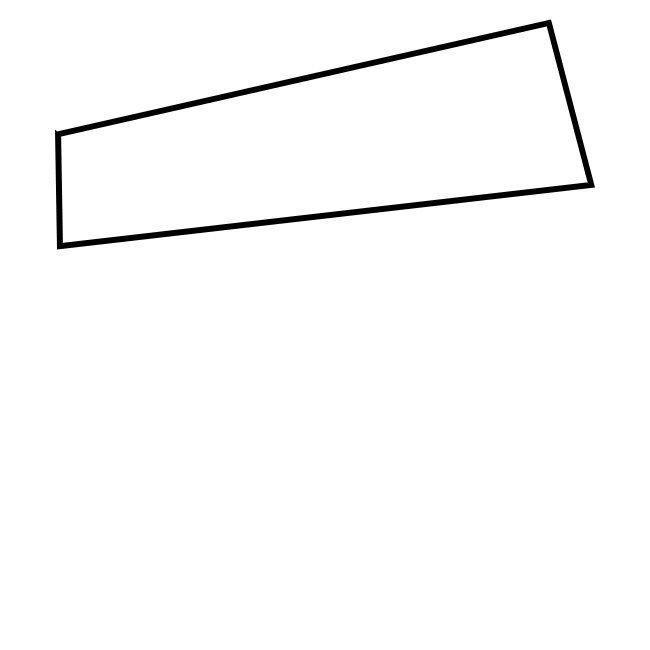
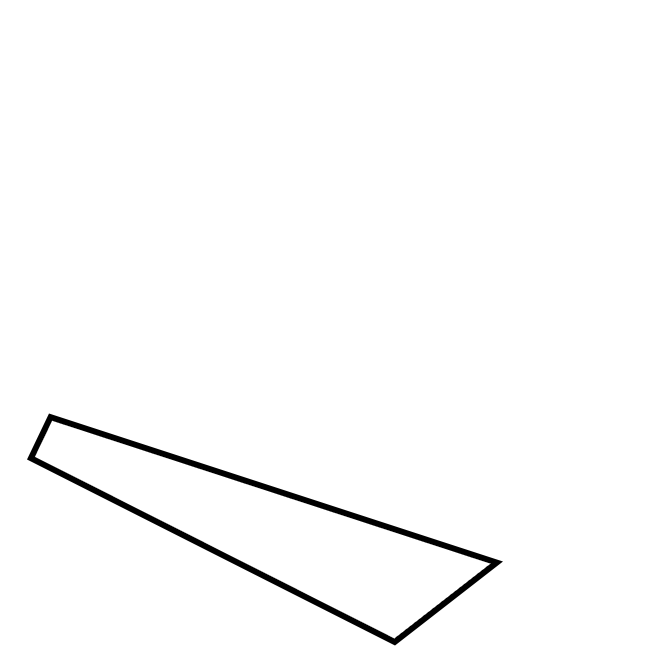
Layered file, before and after one edit (w=650, h=650). Changes by layer:
showed group "Button 4" (4 layers) over box(27, 413, 503, 646)
added layer "Layer 4" in group "Button 4" over box(27, 413, 503, 646)
hid group "Button 1" (1st of 2) (3 layers) over box(55, 19, 595, 250)
